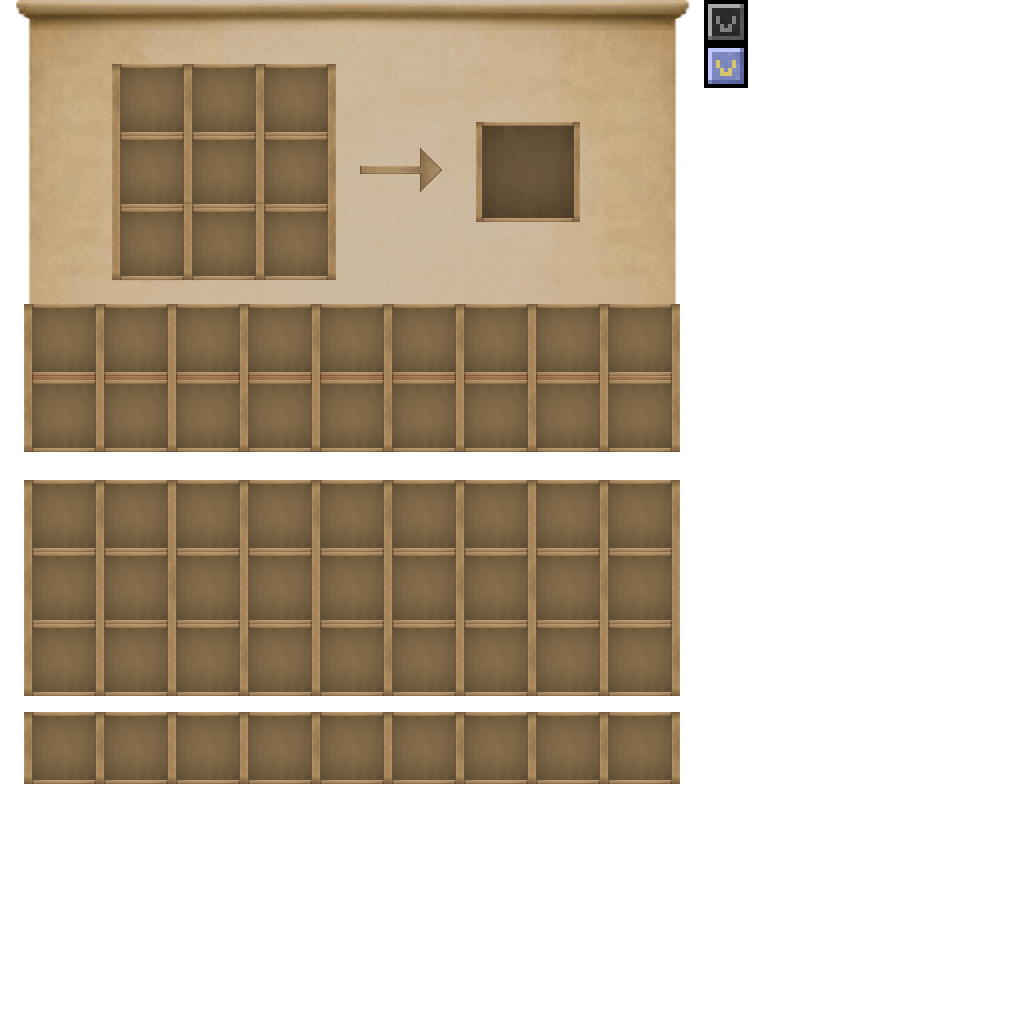
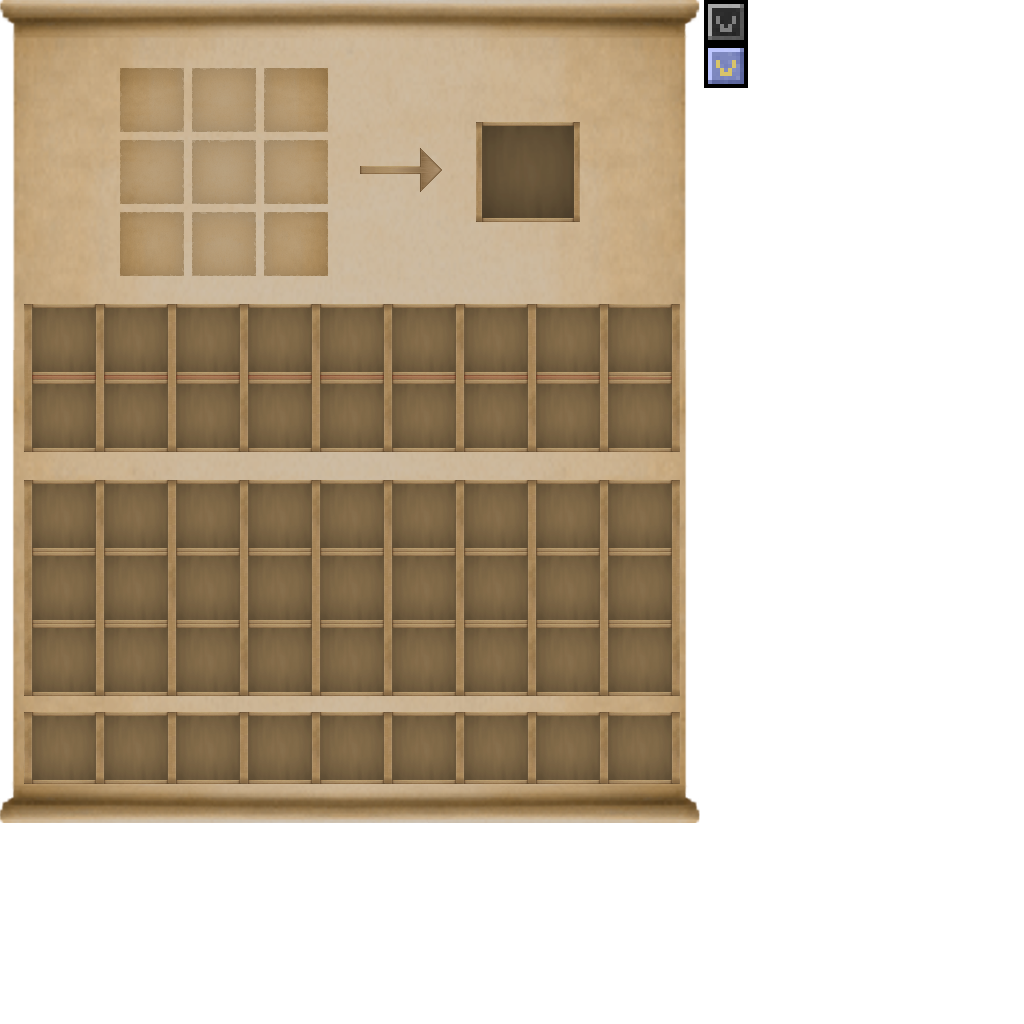
Before/after of a 1024 x 1024 layered artwork. What changed in the layer stack:
renamed "Grid" to "Grid2", painted on it over [112, 64, 336, 281]
moved "player" above "Back" over [24, 696, 680, 712]
painted on "Back" over [0, 0, 700, 823]
